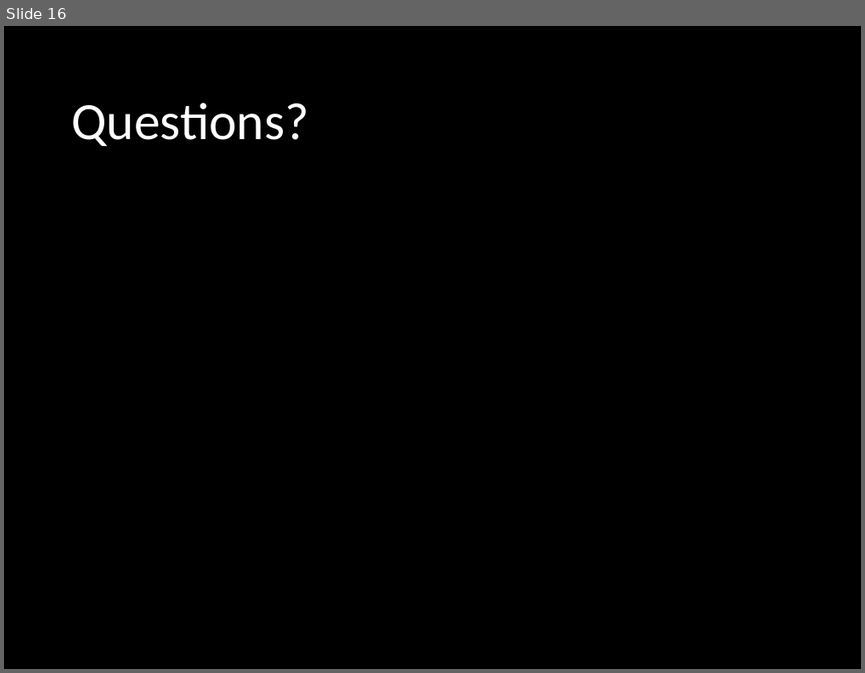
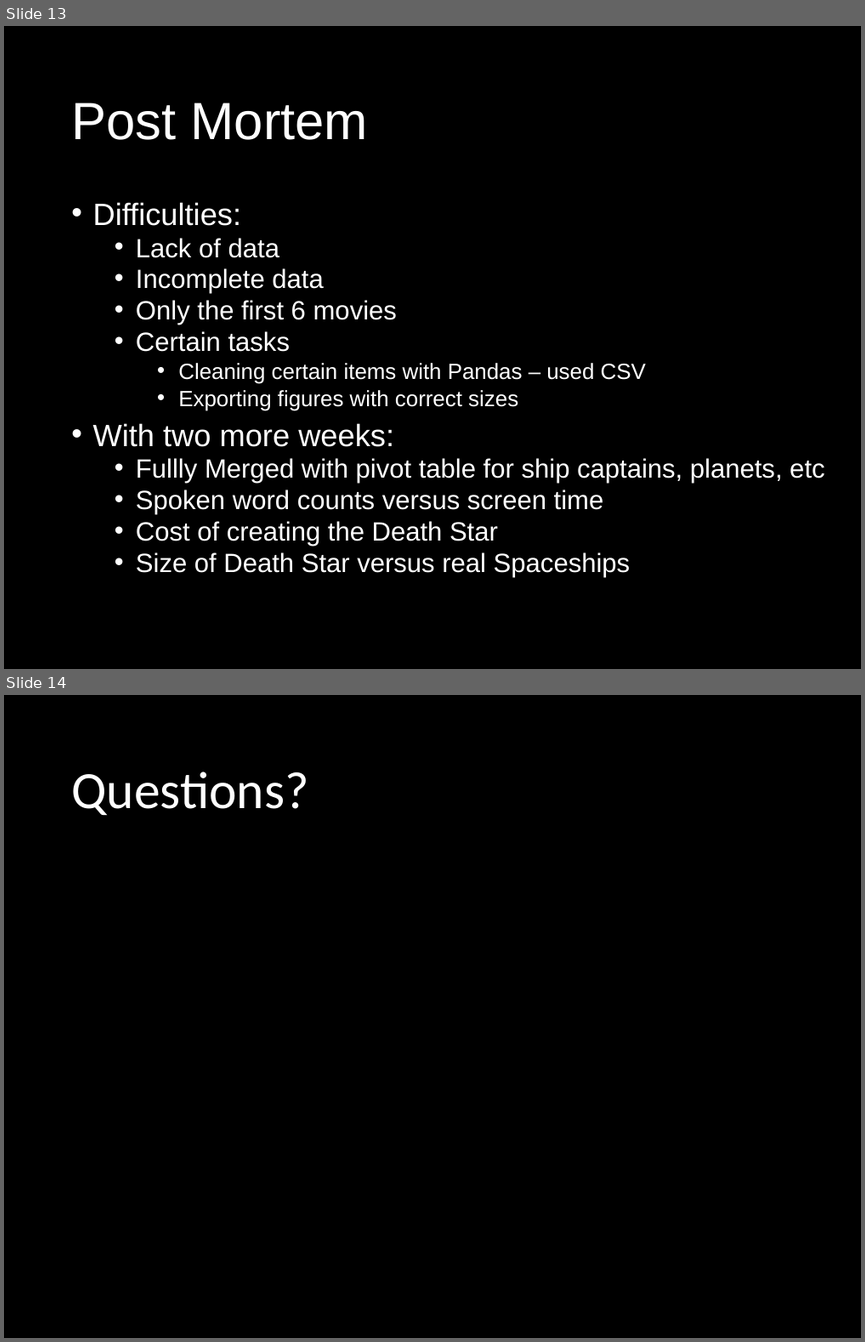
Before and after one commit to rkirsten88/Project1_RutgersBootCamp, a slide deck: STAR_WARS/Presentation.pptx. Shown one above the other, each under a label of ours: slide 16 before the commit, slides 13 and 14 after it. The pictures are 865x673 and 865x1342 pixels, drawn with LibreOffice and Linux fonts; fonts in the diff are those of the drawing; background and template pictures are left out. Boxes give left, top, right and bottom in pixels: in the first picture for what was removed or moved away, otherwise in the second. Text is boxed around its words. In the diff, an @@ line names an element or a change of style, - is before the commit and + after.

Commit message:
updated presentation & figures, fixed formattings

```diff
--- a/STAR_WARS/Presentation.pptx
+++ b/STAR_WARS/Presentation.pptx
@@ slide 13 added at (4, 26, 861, 669), background picture (left out) @@
@@ title added at (71, 102, 369, 140), 44 pt, text #FFFFFF @@
+Post Mortem
@@ text added at (93, 202, 824, 577), 22.2 pt, text #FFFFFF @@
+• Difficulties:
+  • Lack of data
+  • Incomplete data
+  • Only the first 6 movies
+  • Certain tasks
+    • Cleaning certain items with Pandas – used CSV
+    • Exporting figures with correct sizes
+• With two more weeks:
+  • Fullly Merged with pivot table for ship captains, planets, etc
+  • Spoken word counts versus screen time
+  • Cost of creating the Death Star
+  • Size of Death Star versus real Spaceships
@@ what was slide 16 is now slide 14 @@
```
Also in this commit, not shown: 4 slides changed, 4 other slides added, 7 slides removed, 6 other files.
